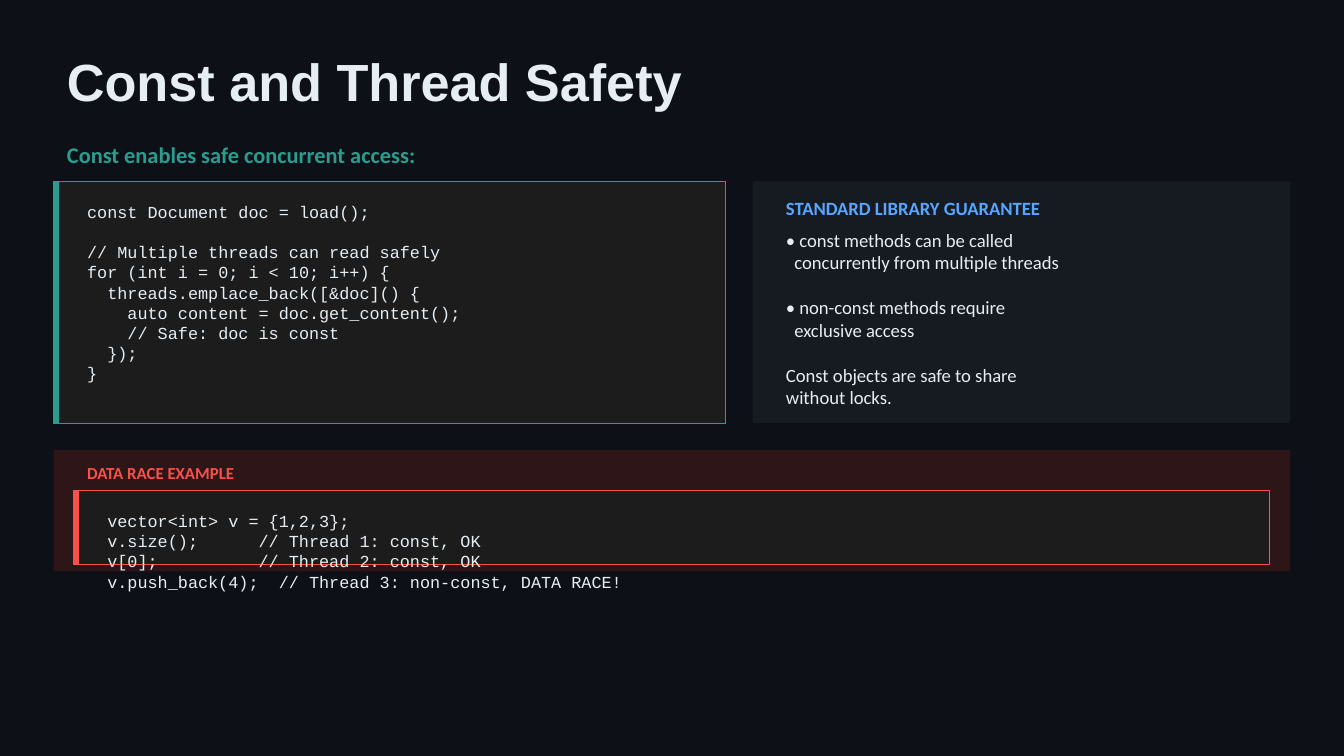
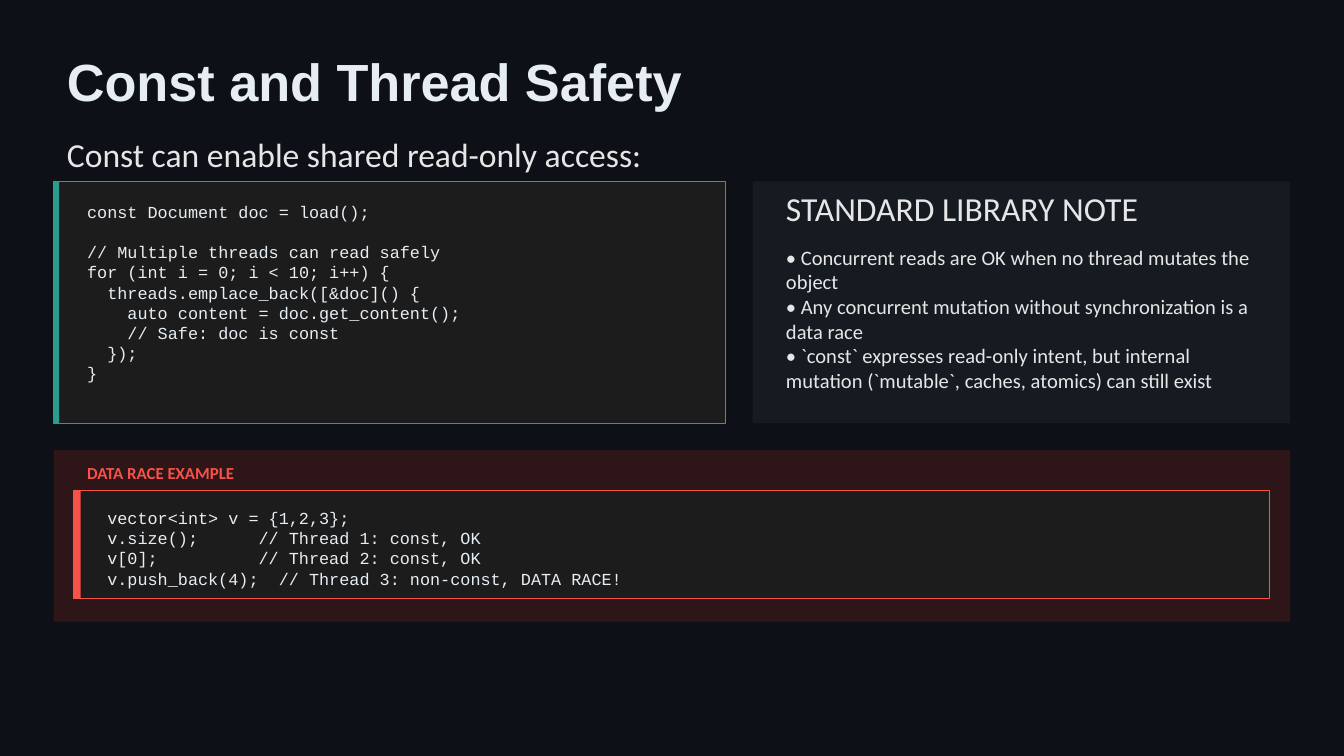
Before and after one commit to schroedermatthew/FatP, a slide deck: slide 6 of Teaching/Compile Time Errrors/problem_session_5_const_correctness.pptx. Drawn at 1344x756 pixels with LibreOffice and Linux fonts; fonts in the diff are those of the drawing. Boxes give left, top, right and bottom in pixels: in the first picture for what was removed or moved away, otherwise in the second. Text is boxed around its words. In the diff, an @@ line names an element or a change of style, - is before the commit and + after.

```diff
--- a/Teaching/Compile Time Errrors/problem_session_5_const_correctness.pptx
+++ b/Teaching/Compile Time Errrors/problem_session_5_const_correctness.pptx
@@ text at bbox=[67, 143, 641, 173]: text changed; size 12 to 18 pt; text colour #2A9D8F to #E7E6E6; bold off @@
-Const enables safe concurrent access:
+Const can enable shared read-only access:
@@ text at bbox=[786, 199, 1138, 222]: text changed; size 10 to 18 pt; text colour #58A6FF to #E7E6E6; bold off @@
-STANDARD LIBRARY GUARANTEE
+STANDARD LIBRARY NOTE
@@ text at bbox=[786, 250, 1249, 391]: text changed; size 10 to 11 pt; text colour #E6EDF3 to #E7E6E6 @@
-• const methods can be called
-concurrently from multiple threads
-• non-const methods require
-exclusive access
-Const objects are safe to share
-without locks.
+• Concurrent reads are OK when no thread mutates the object
+• Any concurrent mutation without synchronization is a data race
+• `const` expresses read-only intent, but internal mutation (`mutable`, caches, atomics) can still exist
@@ rectangle: place and size @@
-rectangle at bbox=[54, 450, 1290, 571]
+rectangle at bbox=[54, 450, 1290, 621]
@@ rectangle: place and size @@
-rectangle at bbox=[74, 491, 1270, 564]
+rectangle at bbox=[74, 491, 1270, 598]
@@ rectangle: place and size @@
-rectangle at bbox=[74, 491, 79, 564]
+rectangle at bbox=[74, 491, 81, 598]
```
Also in this commit, not shown: 2 other slides changed, 48 other files.
